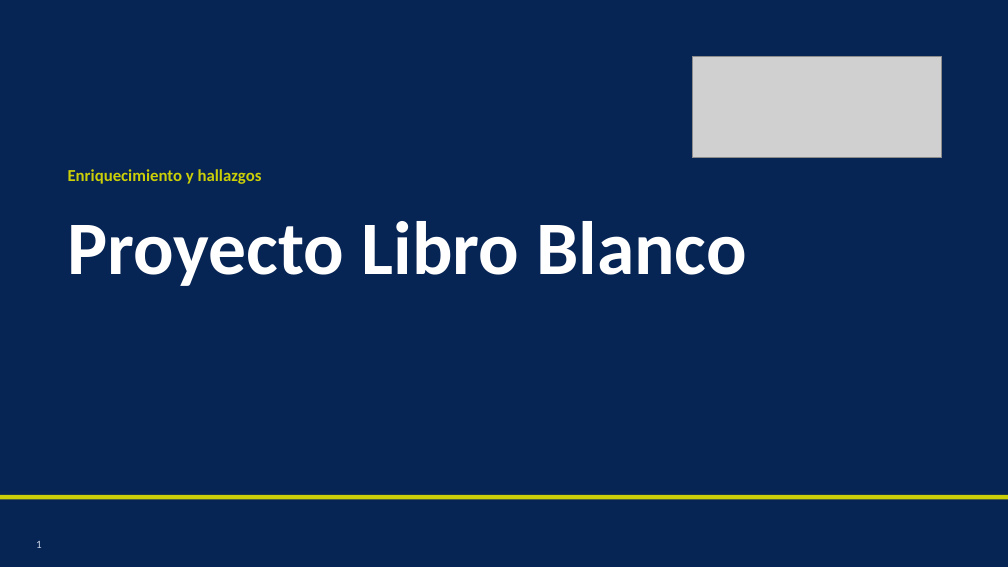
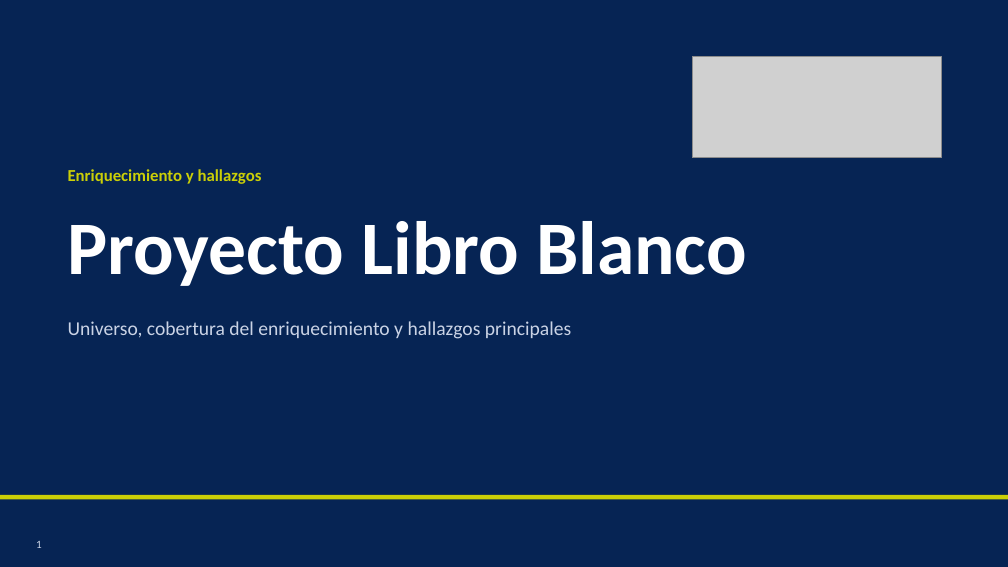
Before and after one commit to Instituto-Pulso-PUCP/LibroBlanco, a slide deck: slide 1 of Slides/Reu_15-08_Libro_Blanco.pptx. Drawn at 1008x567 pixels with LibreOffice and Linux fonts; fonts in the diff are those of the drawing; grey boxes stand for pictures. Boxes give left, top, right and bottom in pixels: in the first picture for what was removed or moved away, otherwise in the second. Text is boxed around its words. In the diff, an @@ line names an element or a change of style, - is before the commit and + after.

```diff
--- a/Slides/Reu_15-08_Libro_Blanco.pptx
+++ b/Slides/Reu_15-08_Libro_Blanco.pptx
@@ text added at (68,321,571,339), 14 pt, text #CAD3E5 @@
+Universo, cobertura del enriquecimiento y hallazgos principales
```
Also in this commit, not shown: 5 other slides changed, 7 slides added, 2 slides removed, 15 other files.
